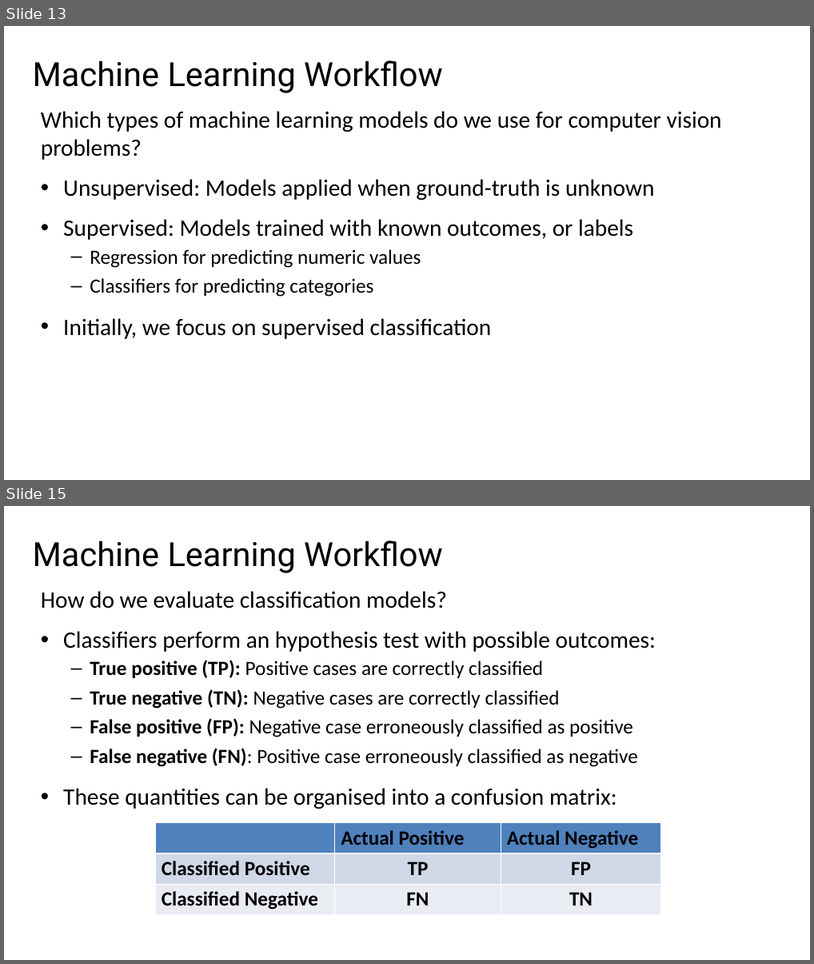
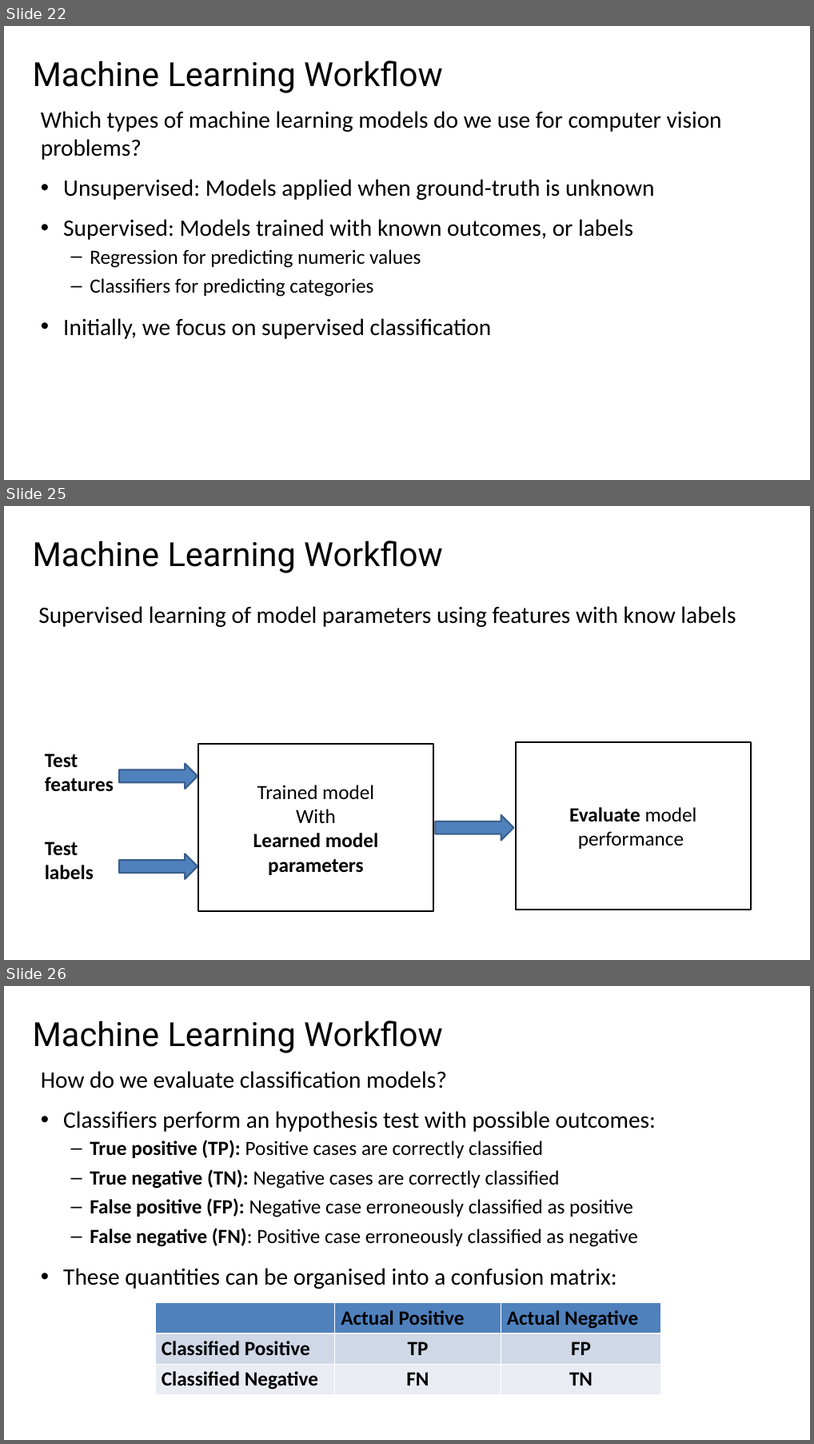
Before and after one commit to StephenElston/CSCI-E25, a slide deck: Slides/4_MachineLearningForCV.pptx. Shown one above the other, each under a label of ours: slides 13 and 15 before the commit, slides 22, 25 and 26 after it; the slides between them are not shown. The pictures are 814x964 and 814x1444 pixels, drawn with LibreOffice and Linux fonts; fonts in the diff are those of the drawing. Boxes give left, top, right and bottom in pixels: in the first picture for what was removed or moved away, otherwise in the second. Text is boxed around its words. In the diff, an @@ line names an element or a change of style, - is before the commit and + after.

```diff
--- a/Slides/4_MachineLearningForCV.pptx
+++ b/Slides/4_MachineLearningForCV.pptx
@@ slide 25 added at box(4, 506, 810, 960), background #FFFFFF @@
@@ title added at box(33, 540, 443, 573), 39.6 pt, text #000000 @@
+Machine Learning Workflow
@@ text added at box(38, 606, 736, 627), 28 pt, text #000000 @@
+Supervised learning of model parameters using features with know labels
@@ rectangle added at box(198, 744, 434, 911), outline #000000 2 pt, 24 pt, text #000000, bold @@
+Trained model
+With
+Learned model parameters
@@ rectangle added at box(516, 743, 752, 909), outline #000000 2 pt, 24 pt, text #000000 @@
+Evaluate model performance
@@ text added at box(45, 753, 114, 792), 24 pt, text #000000, bold @@
+Test
+features
@@ right arrow added at box(119, 763, 198, 788), fill #4F81BD, outline #3A5F8C 2 pt @@
@@ right arrow added at box(436, 815, 514, 840), fill #4F81BD, outline #3A5F8C 2 pt @@
@@ text added at box(45, 841, 94, 880), 24 pt, text #000000, bold @@
+Test
+labels
@@ right arrow added at box(119, 853, 198, 879), fill #4F81BD, outline #3A5F8C 2 pt @@
@@ what was slide 13 is now slide 22 @@
@@ what was slide 15 is now slide 26 @@
```
Also in this commit, not shown: 3 slides changed, 10 other slides added.
